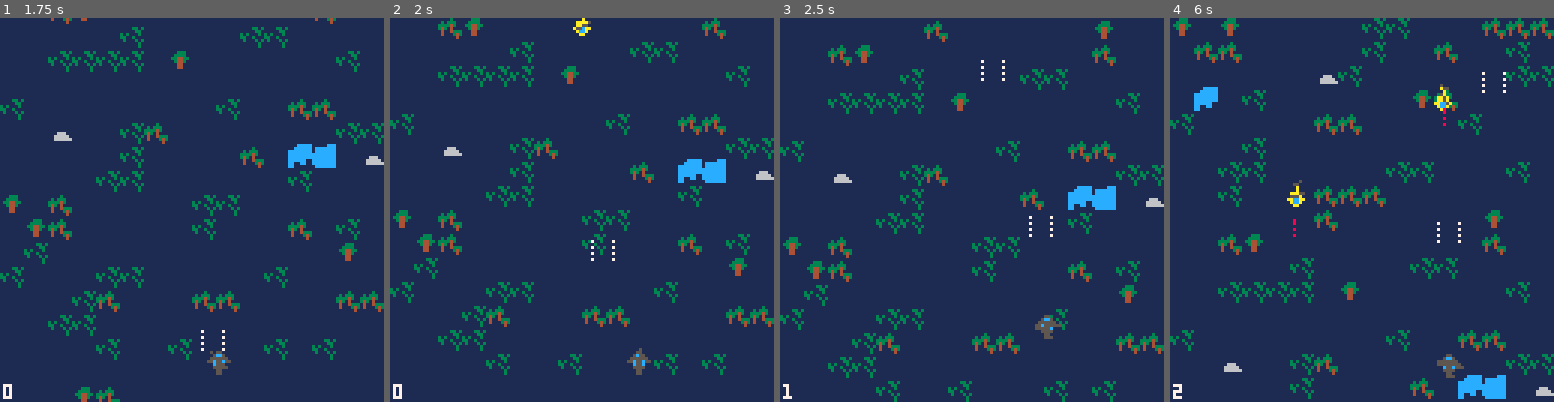
Above: before the commit, frames 1-4 (left to right).
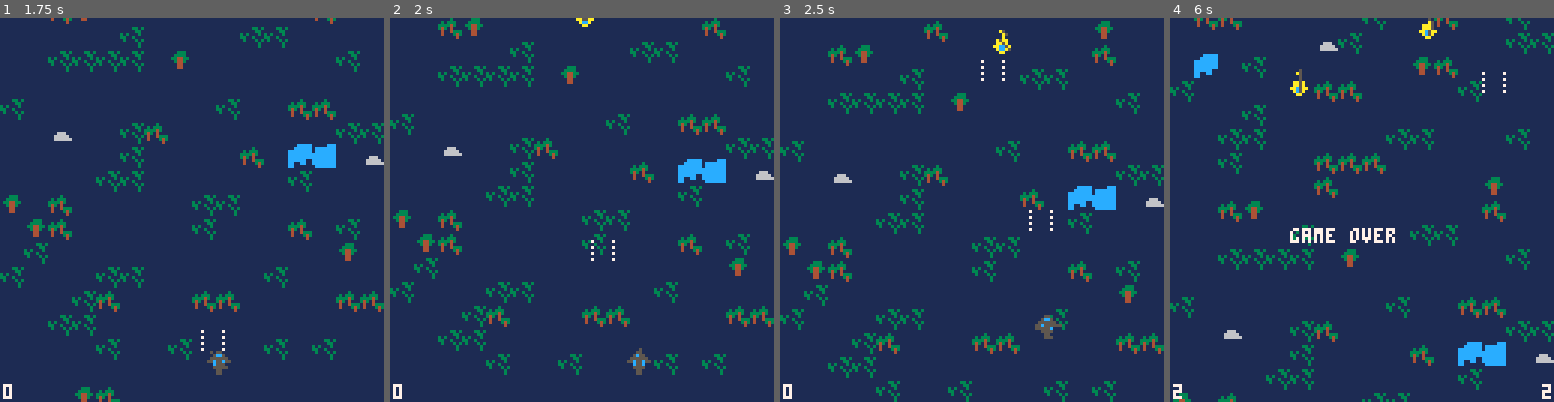
Above: after the commit, the same moments.

Repository: zeenix/pico-8
Game: PICO-8 cartridge airwolf/airwolf.p8
Same seed, same stepped clock (60 frames per second), same inputs: the game is played once before the commit and once after it.
Inputs:
- Up to frame 1 (1.75 s): tap X (X key) at 0.33, 1.07 s; tap O (Z key) at 0.7, 1.7 s; hold Right from 1.6 s (still down)
- Up to frame 2 (2 s): keep holding Right; tap X (X key) at 1.85 s
- Up to frame 3 (2.5 s): release Right at 2.1 s; tap O (Z key) at 2.1 s; hold Up 2.15-2.42 s; hold Right from 2.47 s (still down)
- Up to frame 4 (6 s): tap O (Z key) every 0.4 s from 2.5 to 5.7 s; tap X (X key) at 2.97, 4.08, 5.2 s; release Right at 3.03 s; hold Left 3.08-3.58 s; hold Down 3.63-3.97 s; hold Right 4.02-4.68 s; hold Up 4.73-5.03 s; hold Left 5.08-5.68 s; hold Down from 5.73 s (still down)

Frame 1 is identical in both runs. In frame 2, 0.2% of the frame differs, in the area x 47-54%, y 0-5%; in frame 3, 0.2%; in frame 4, 16%, in the area x 0-100%, y 0-100%.

Commit message:
More robust+generalized movement+collision code

Diff:
--- a/airwolf/consts.lua
+++ b/airwolf/consts.lua
@@ -1,10 +1,15 @@
 pi = 3.14159265359
 
 buttons = {
-    left = 0,
-    right = 1,
-    up = 2,
-    down = 3,
+    l = 0B000001, -- Left
+    r = 0B000010, -- Right
+    u = 0B000100, -- Up
+    d = 0B001000, -- Down
+
+    l_u = 0B000101, -- Left and up
+    r_u = 0B000110, -- Right and up
+    l_d = 0B001001, -- Left and down
+    r_d = 0B001010, -- Right and down
 
     o = 4,
     x = 5,
--- a/airwolf/enemy_aircraft.lua
+++ b/airwolf/enemy_aircraft.lua
@@ -47,29 +47,31 @@
 
 -- Returns true if the aircraft has gone outside the screen or gotten destroyed.
 function EnemyAircraft:move()
-    local x = self.entity.x
-    local y = self.entity.y
-
+    local e = self.entity
+    local x = e.x
+    local y = e.y
     -- Enemy aircraft just moves slowly down the screen but horizontally
     -- towards the player.
-    self.entity.y += 0.5
+    local d = nil
     local airwolf = entities:airwolf()
-    if self.entity.x < airwolf.entity.x then self.entity.x += 0.2
-    elseif self.entity.x > airwolf.entity.x then self.entity.x -= 0.2 end
+    if e.x < airwolf.entity.x then d = "right-down"
+    elseif e.x > airwolf.entity.x then d = "left-down" end
 
-    local victim = self.entity:collided_with()
-    if victim == "airwolf" then
-        airwolf:hit()
-        return true
-    elseif victim == "enemy" then
-        -- Just move the enemy aircraft back to its previous position.
-        self.entity.x = x
-        self.entity.y = y
-    elseif victim == "airwolf-bullet" then
-        sfx(2)
-        self.alive = false
-        return true
+    local on_collision = function(victim)
+        if sub(victim, 1, 7) == "airwolf" then
+            if (#victim == 7) airwolf:hit()
+
+            sfx(2)
+            self.alive = false
+        elseif victim == "enemy" then
+            -- Just move the enemy aircraft back to its previous position.
+            e.x = x
+            e.y = y
+        end
     end
 
-    return (self.entity.x < 0 or self.entity.x > 127 or self.entity.y > 127)
+    e:move(d, 0.3, on_collision)
+
+    --return (not e.alive) or e.x < 0 or e.x > 127 or e.y > 127
+    return (not self.alive) or e.x < 0 or e.x > 127 or e.y > 127
 end
--- a/airwolf/entity.lua
+++ b/airwolf/entity.lua
@@ -16,7 +16,43 @@
     return this
 end
 
-function Entity:draw() spr(self.sprite.num, self.x, self.y, self.sprite.w, self.sprite.h) end
+function Entity:draw()
+    -- ensure the entity is always at the middle of the pixel to avoid the
+    -- "cobblestone effect" in case of diagonal movements.
+    local x = flr(self.x) + 0.5
+    local y = flr(self.y) + 0.5
+    spr(self.sprite.num, x, y, self.sprite.w, self.sprite.h)
+end
+
+function Entity:move(dir, speed, on_collision)
+    if dir == nil then return end
+
+    local e = self
+
+    if dir == "left" then e.x -= speed
+    elseif dir == "right" then e.x += speed
+    elseif dir == "up" then e.y -= speed
+    elseif dir == "down" then e.y += speed
+    elseif dir == "left-up" then
+        e.x -= speed
+        e.y -= speed
+    elseif dir == "right-up" then
+        e.x += speed
+        e.y -= speed
+    elseif dir == "left-down" then
+        e.x -= speed
+        e.y += speed
+    elseif dir == "right-down" then
+        e.x += speed
+        e.y += speed
+    end
+
+    local airwolf = entities:airwolf()
+    local victim = e:collided_with()
+    if victim != nil then
+        on_collision(victim)
+    end
+end
 
 function Entity:collided_with()
     for e in all(entities.entities) do
--- a/airwolf/the_lady.lua
+++ b/airwolf/the_lady.lua
@@ -41,18 +41,48 @@
 end
 
 function TheLady:move()
-    local b = buttons
+    local e = self.entity
 
-    local e = self.entity
-    if e.x > -1 and btn(b.left) then self.entity.x -= 0.7
-    elseif (e.x + e.size.w) < 126 and btn(b.right) then self.entity.x += 0.7 end
+    local lpossible = e.x > -1
+    local rpossible = (e.x + e.size.w) < 126
+    local upossible = e.y > 0
+    local dpossible = (e.y + e.size.h) < 128
+    local lupossible = lpossible and upossible
+    local ldpossible = lpossible and dpossible
+    local rupossible = rpossible and upossible
+    local rdpossible = rpossible and dpossible
 
-    if (e.y + e.size.h) < 128 and btn(b.down) then self.entity.y += 0.7
-    elseif e.y > 0 and btn(b.up) then self.entity.y -= 0.7 end
+    local d = nil
+    local btns = buttons
+    local b = btn()
+    if b & btns.l_u == btns.l_u then
+        if lupossible then d = "left-up"
+        elseif lpossible then d = "left"
+        elseif upossible then d = "up" end
+    elseif b & btns.l_d == btns.l_d then
+        if ldpossible then d = "left-down"
+        elseif lpossible then d = "left"
+        elseif dpossible then d = "down" end
+    elseif b & btns.r_u == btns.r_u then
+        if rupossible then d = "right-up"
+        elseif rpossible then d = "right"
+        elseif upossible then d = "up" end
+    elseif b & btns.r_d == btns.r_d then
+        if rdpossible then d = "right-down"
+        elseif rpossible then d = "right"
+        elseif dpossible then d = "down" end
+    elseif b & btns.l == btns.l and lpossible then d = "left"
+    elseif b & btns.r == btns.r and rpossible then d = "right"
+    elseif b & btns.u == btns.u and upossible then d = "up"
+    elseif b & btns.d == btns.d and dpossible then d = "down"
+    end
 
-    if self.entity:collided_with() == "enemy-bullet" then
-        self:hit()
+    local on_collision = function(victim)
+        if victim == "enemy-bullet" then
+            self:hit()
+        end
     end
+    self.entity:move(d, 0.7, on_collision)
 
     return false
 end
